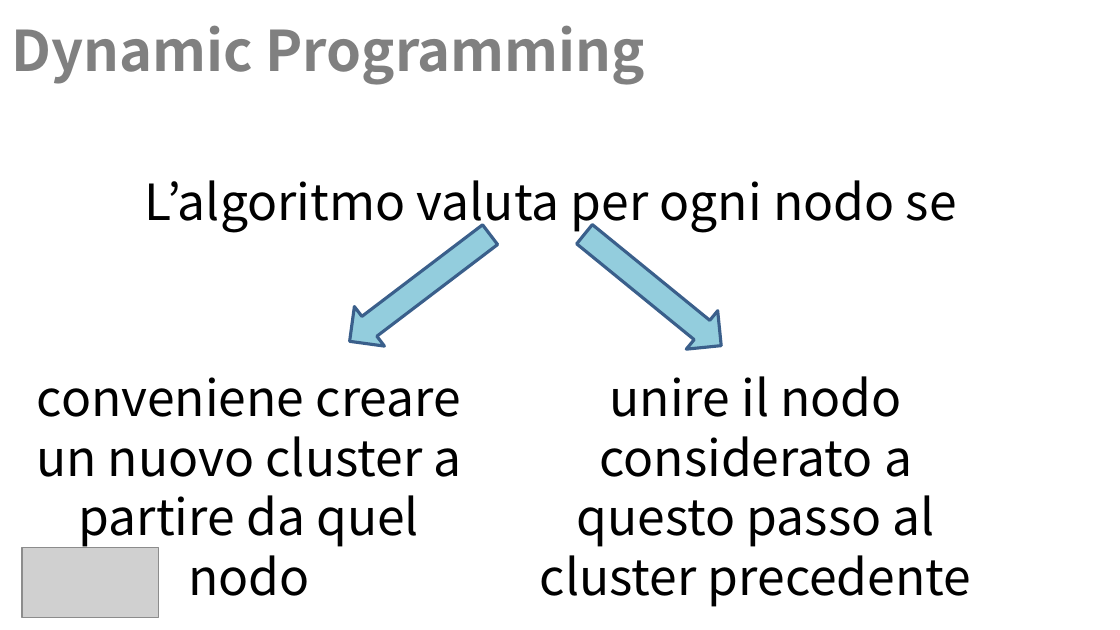
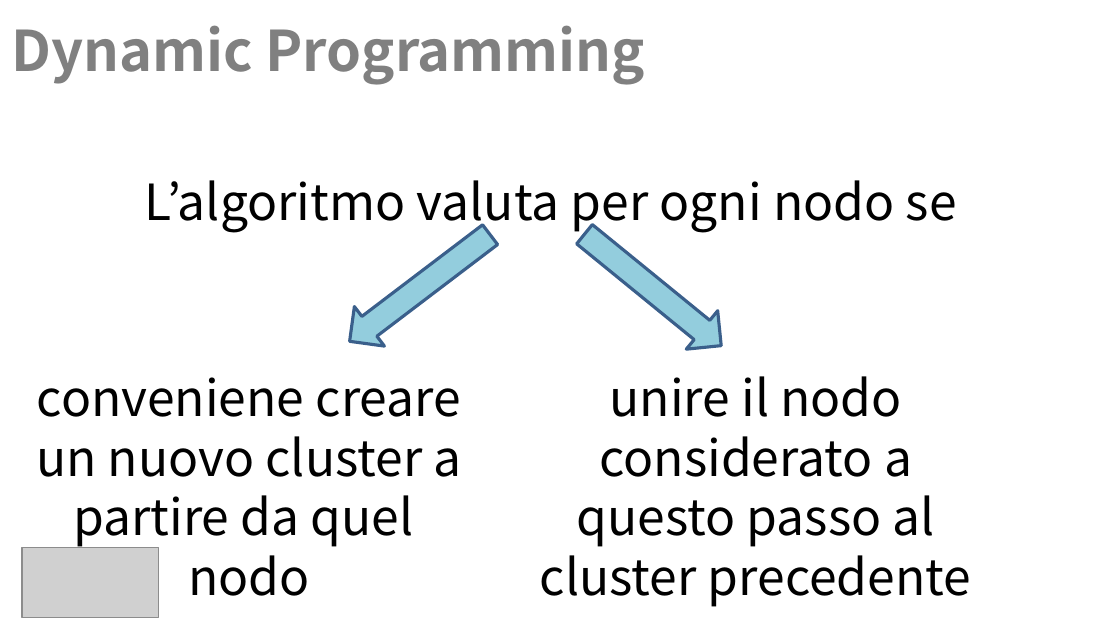
Before and after one commit to Navypowder/DP-P-project, a slide deck: slide 6 of Presentation/Towards_Identity_Anonymization_on_graph(K-degree anonymization).pptx. Drawn at 1120x630 pixels with LibreOffice and Linux fonts; fonts in the diff are those of the drawing; grey boxes stand for pictures; background and template pictures are left out. Boxes give left, top, right and bottom in pixels: in the first picture for what was removed or moved away, otherwise in the second. Text is boxed around its words. In the diff, an @@ line names an element or a change of style, - is before the commit and + after.

```diff
--- a/Presentation/Towards_Identity_Anonymization_on_graph(K-degree anonymization).pptx
+++ b/Presentation/Towards_Identity_Anonymization_on_graph(K-degree anonymization).pptx
@@ text at [36,377,462,596]: text changed @@
-conveniene creare un nuovo cluster a partire da quel nodo
+conveniene creare un nuovo cluster a partire da quel
+nodo
```
Also in this commit, not shown: 9 other slides changed.
